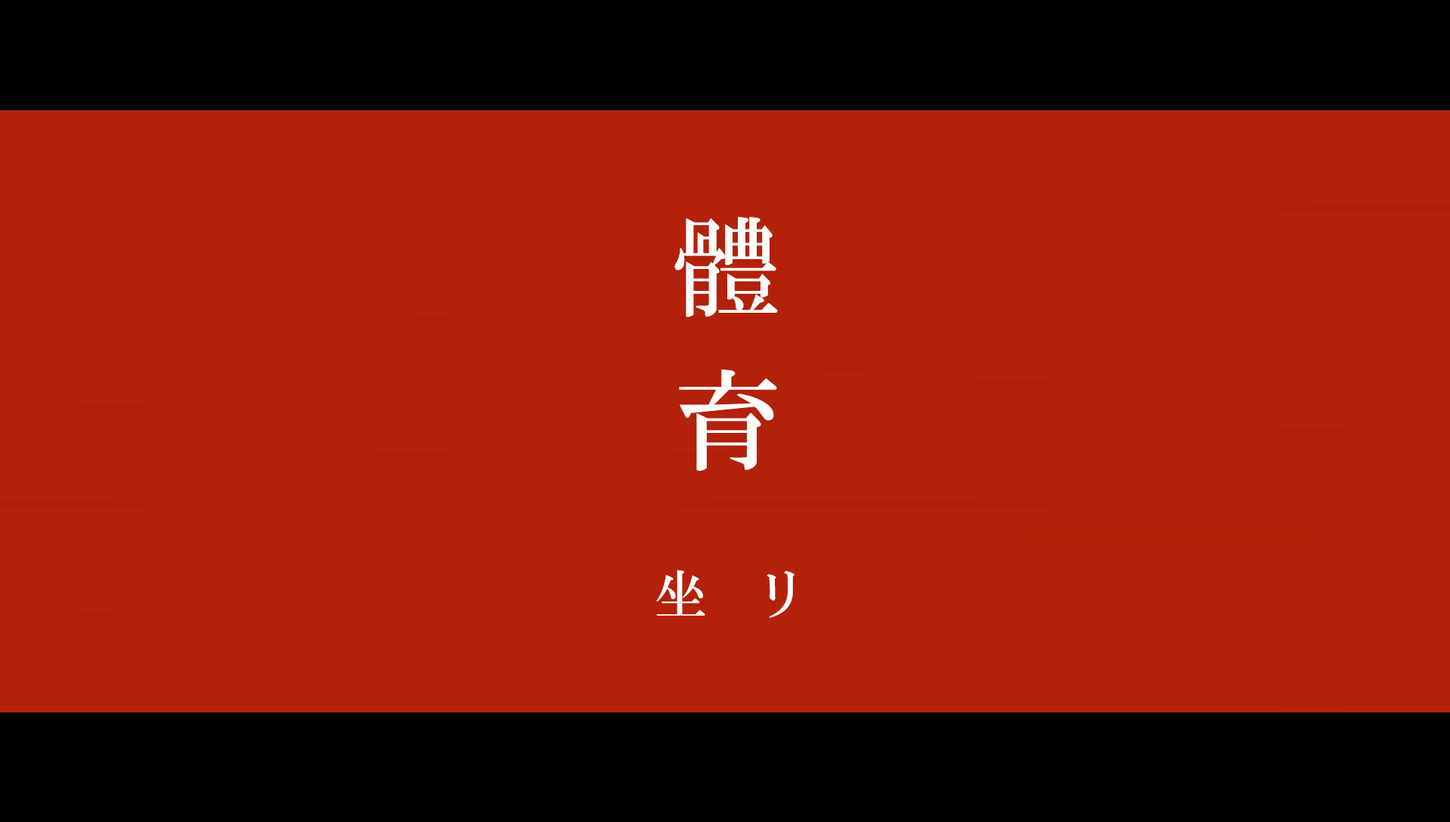
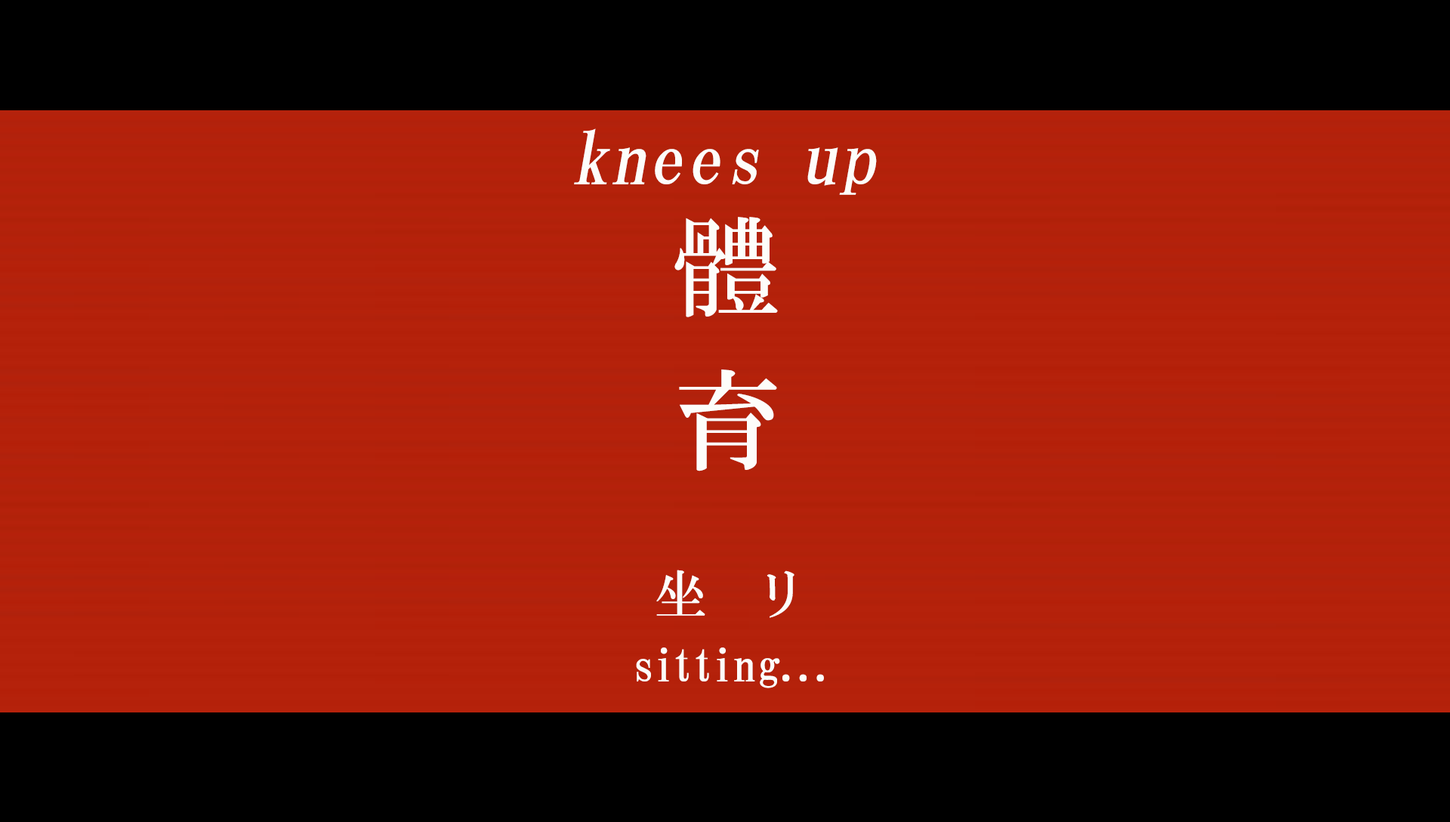
Layers edited between the first and the second (1450, 822) image:
added layer "sitting..." above "knees up" over [635, 647, 824, 688]
added layer "knees up" above "坐リ" over [573, 128, 877, 195]
